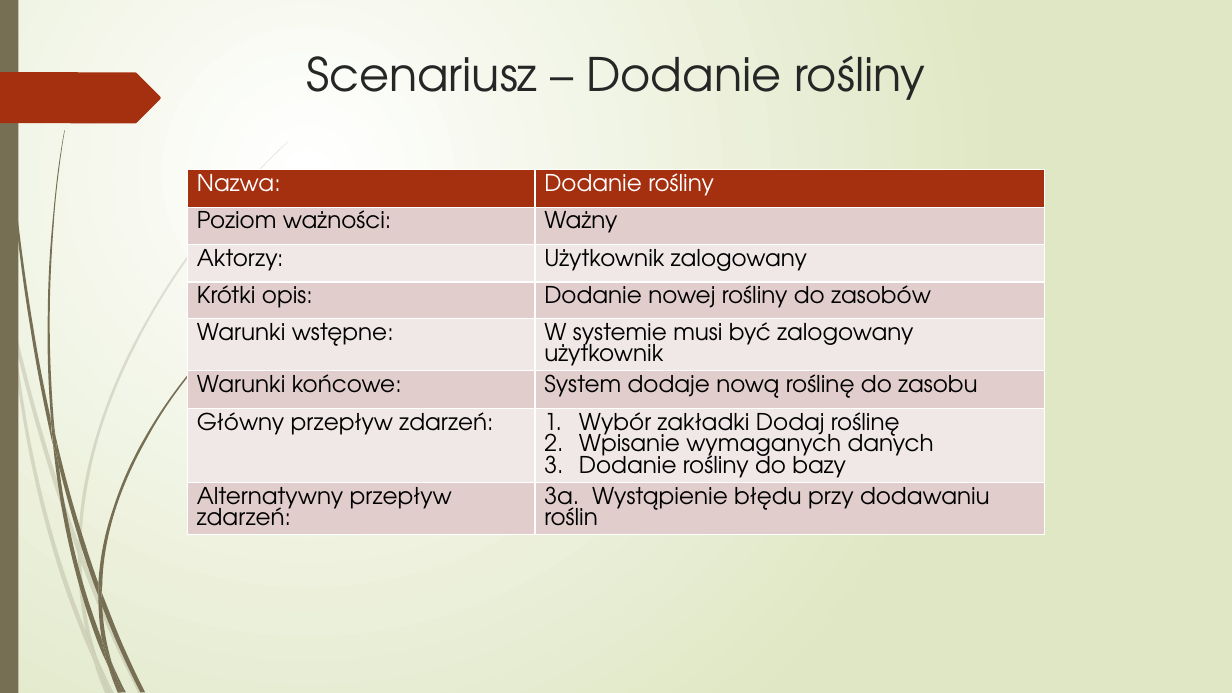
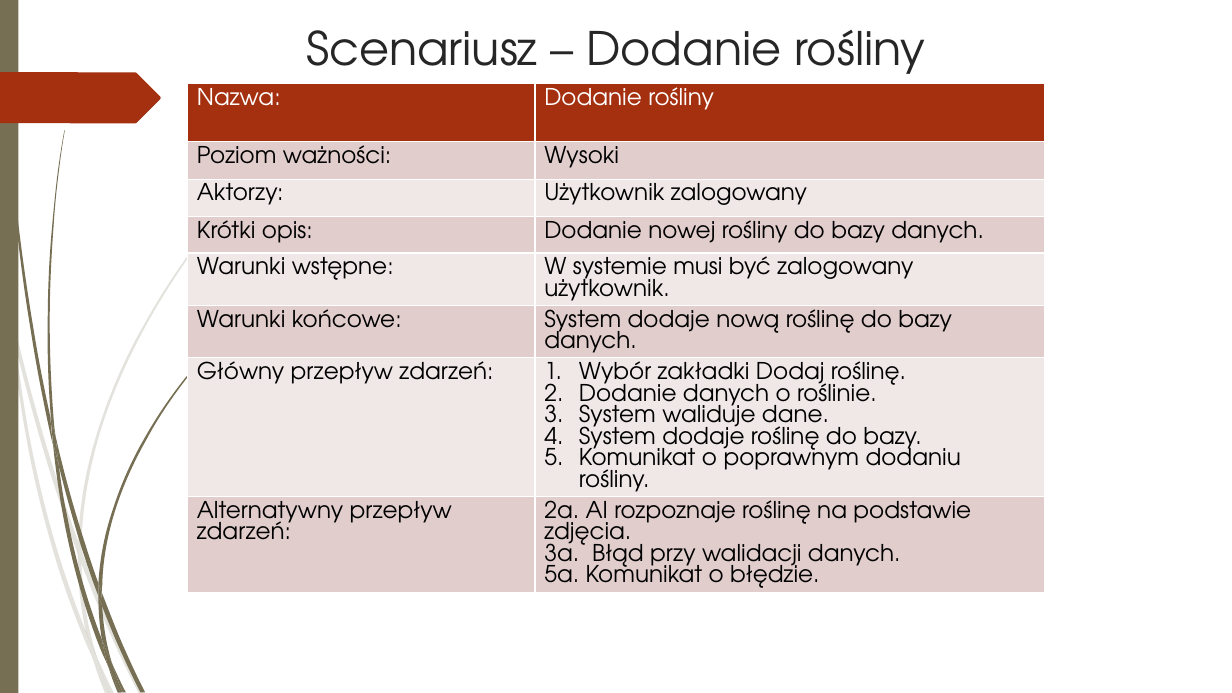
Before and after one commit to 247659/Plantify, a slide deck: slide 15 of Plantify.pptx (slide 18 before the commit). Drawn at 1232x693 pixels with LibreOffice and Linux fonts; fonts in the diff are those of the drawing. Boxes give left, top, right and bottom in pixels: in the first picture for what was removed or moved away, otherwise in the second. Text is boxed around its words. In the diff, an @@ line names an element or a change of style, - is before the commit and + after.

```diff
--- a/Plantify.pptx
+++ b/Plantify.pptx
@@ background gradient #FFFFFF to #DFE8C4 to #FFFFFF @@
@@ title "Scenariusz – Dodanie rośliny" rewrapped from box(306, 56, 925, 100) to box(306, 30, 925, 86) @@
@@ table at box(188, 83, 1044, 678) @@
-row 2, column 2: Ważny
+row 2, column 2: Wysoki
-row 4, column 2: Dodanie nowej rośliny do zasobów
+row 4, column 2: Dodanie nowej rośliny do bazy danych.
-row 5, column 2: W systemie musi być zalogowany użytkownik
+row 5, column 2: W systemie musi być zalogowany użytkownik.
-row 6, column 2: System dodaje nową roślinę do zasobu
+row 6, column 2: System dodaje nową roślinę do bazy danych.
-row 7, column 2: Wybór zakładki Dodaj roślinę / Wpisanie wymaganych danych / Dodanie rośliny do bazy
+row 7, column 2: Wybór zakładki Dodaj roślinę. / Dodanie danych o roślinie. / System waliduje dane. / System dodaje roślinę do bazy. / Komunikat o poprawnym dodaniu rośliny.
-row 8, column 2: 3a. Wystąpienie błędu przy dodawaniu roślin
+row 8, column 2: 2a. AI rozpoznaje roślinę na podstawie zdjęcia. / 3a. Błąd przy walidacji danych. / 5a. Komunikat o błędzie.
@@ table: place and size @@
-table at box(188, 170, 1044, 579)
+table at box(188, 83, 1044, 678)
```
Also in this commit, not shown: 17 other slides changed, 4 slides added, 10 slides removed, 10 other files.
